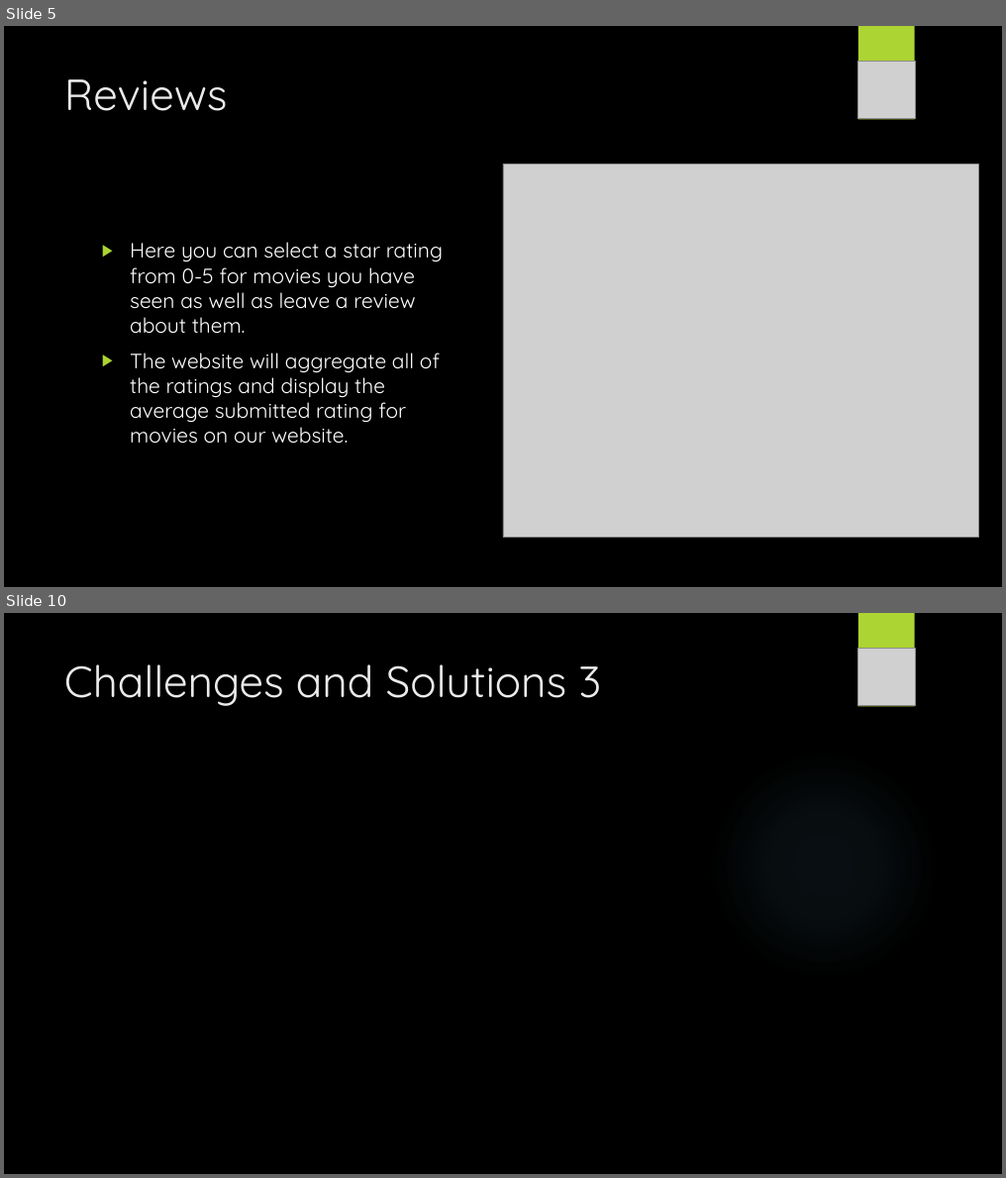
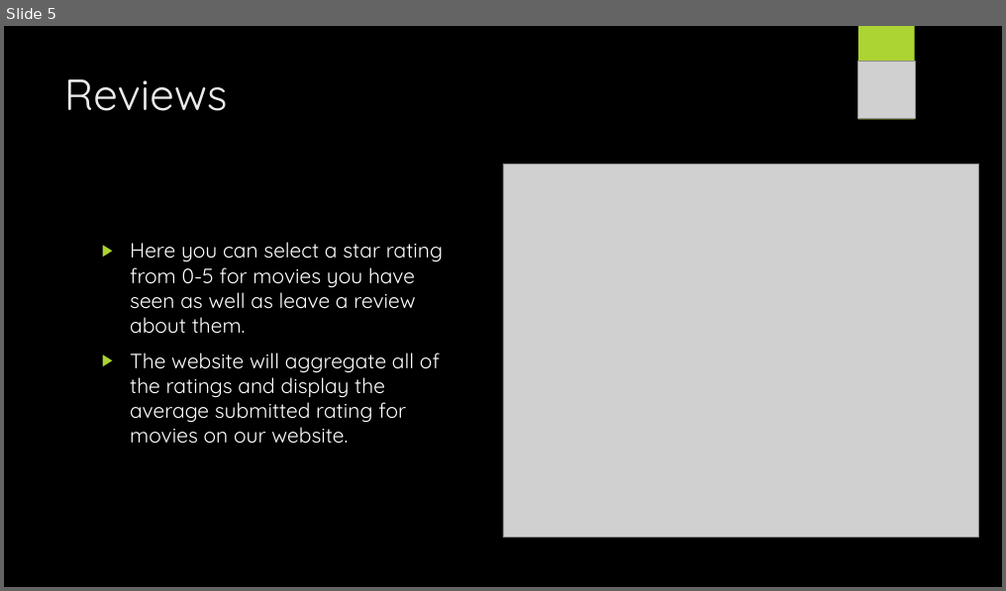
Before and after one commit to vladapple/MoonriseMovies, a slide deck: Files/MoonriseMoviesPresentation.pptx. Shown one above the other, each under a label of ours: slides 5 and 10 before the commit, slide 5 after it; the slides between them are not shown. The pictures are 1006x1178 and 1006x591 pixels, drawn with LibreOffice and Linux fonts; fonts in the diff are those of the drawing; grey boxes stand for pictures; background and template pictures are left out. Boxes give left, top, right and bottom in pixels: in the first picture for what was removed or moved away, otherwise in the second. Text is boxed around its words. In the diff, an @@ line names an element or a change of style, - is before the commit and + after.

```diff
--- a/Files/MoonriseMoviesPresentation.pptx
+++ b/Files/MoonriseMoviesPresentation.pptx
@@ slide 10 removed at <box>4,613,1002,1174</box>, background picture (left out); not listed: 2 template elements that a slide beside it also shows @@
@@ title removed at <box>64,664,601,706</box> @@
-Challenges and Solutions 3
@@ picture removed at <box>857,649,915,706</box> @@
```
Also in this commit, not shown: 5 slides changed, 8 slides added, 7 other slides removed.
